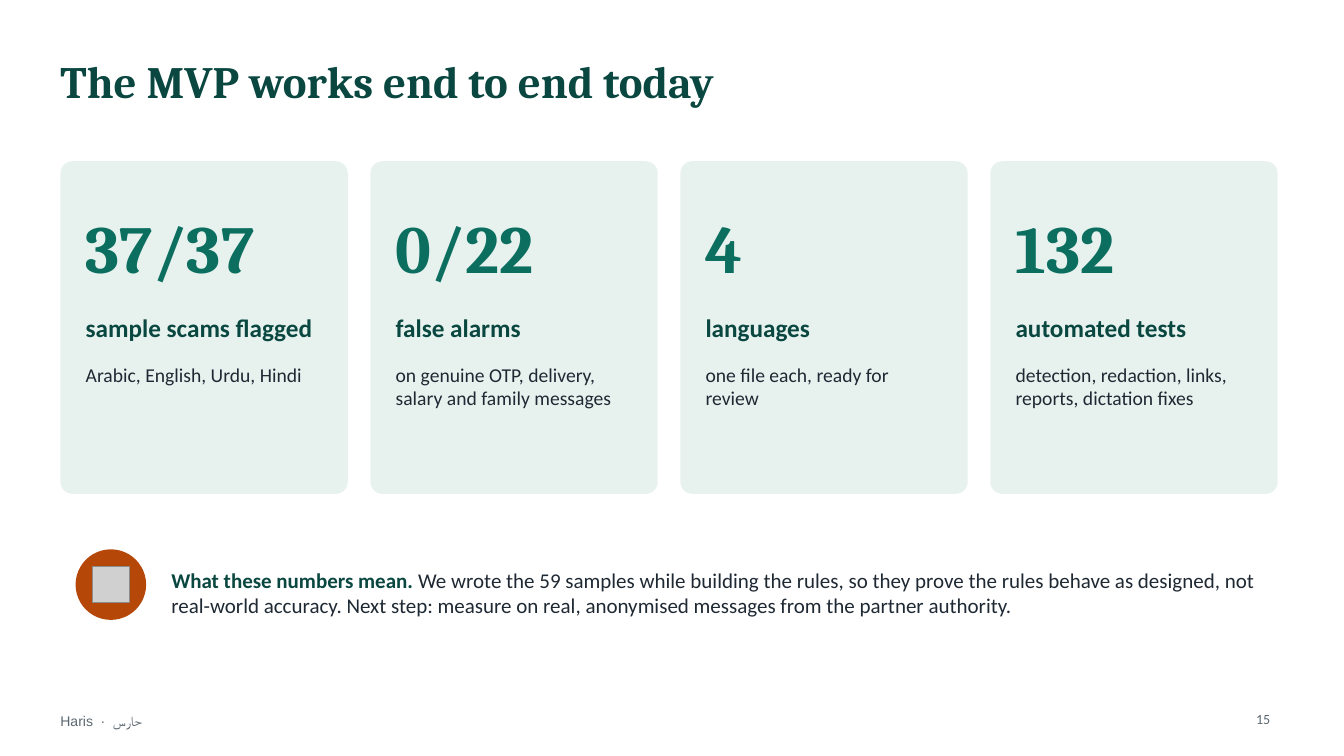
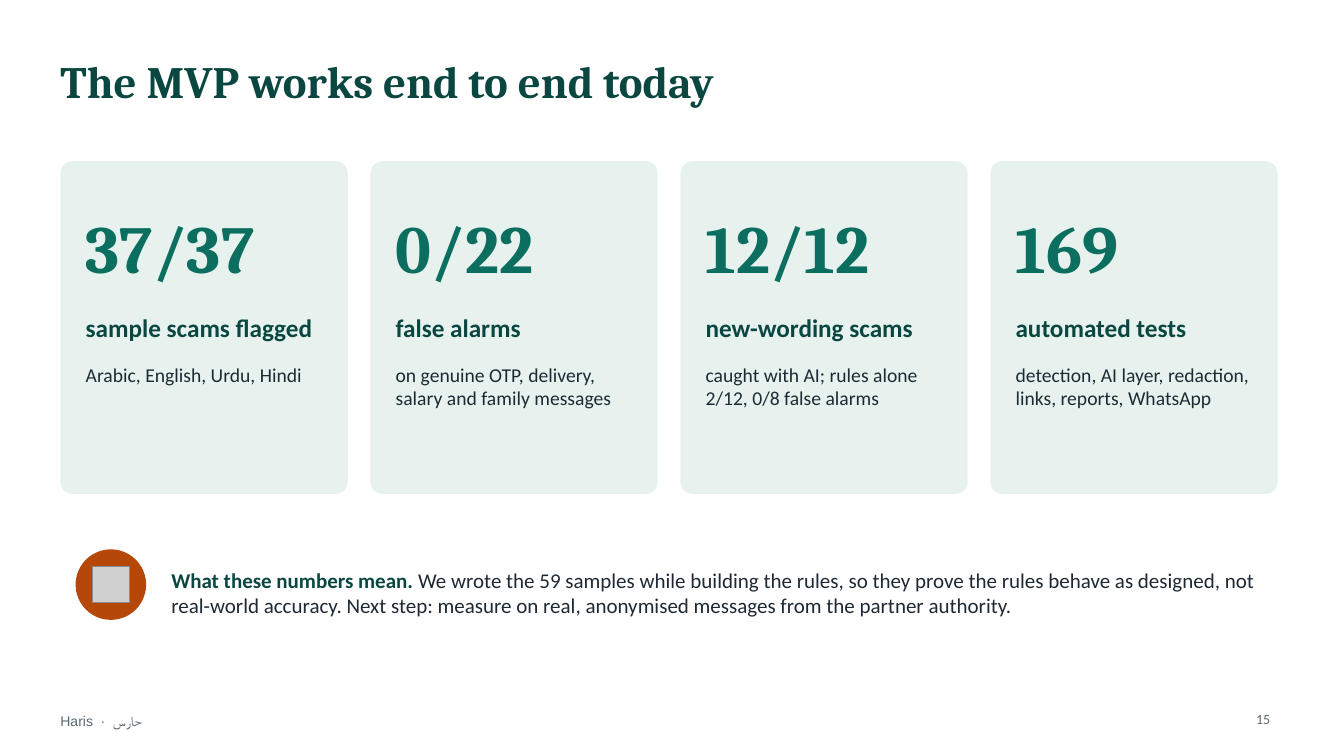
Before and after one commit to mohamedtorky2022/Haris, a slide deck: slide 15 of docs/Haris-presentation.pptx. Drawn at 1344x756 pixels with LibreOffice and Linux fonts; fonts in the diff are those of the drawing; grey boxes stand for pictures. Boxes give left, top, right and bottom in pixels: in the first picture for what was removed or moved away, otherwise in the second. Text is boxed around its words. In the diff, an @@ line names an element or a change of style, - is before the commit and + after.

```diff
--- a/docs/Haris-presentation.pptx
+++ b/docs/Haris-presentation.pptx
@@ text at bbox=[706, 226, 870, 282]: text changed @@
-4
+12/12
@@ text at bbox=[1016, 227, 1119, 274]: text changed @@
-132
+169
@@ text at bbox=[706, 319, 912, 342]: text changed @@
-languages
+new-wording scams
@@ text at bbox=[706, 368, 917, 408]: text changed @@
-one file each, ready for review
+caught with AI; rules alone 2/12, 0/8 false alarms
@@ text at bbox=[1016, 368, 1249, 408]: text changed @@
-detection, redaction, links, reports, dictation fixes
+detection, AI layer, redaction, links, reports, WhatsApp
```
Also in this commit, not shown: 3 other slides changed, 3 other files.
